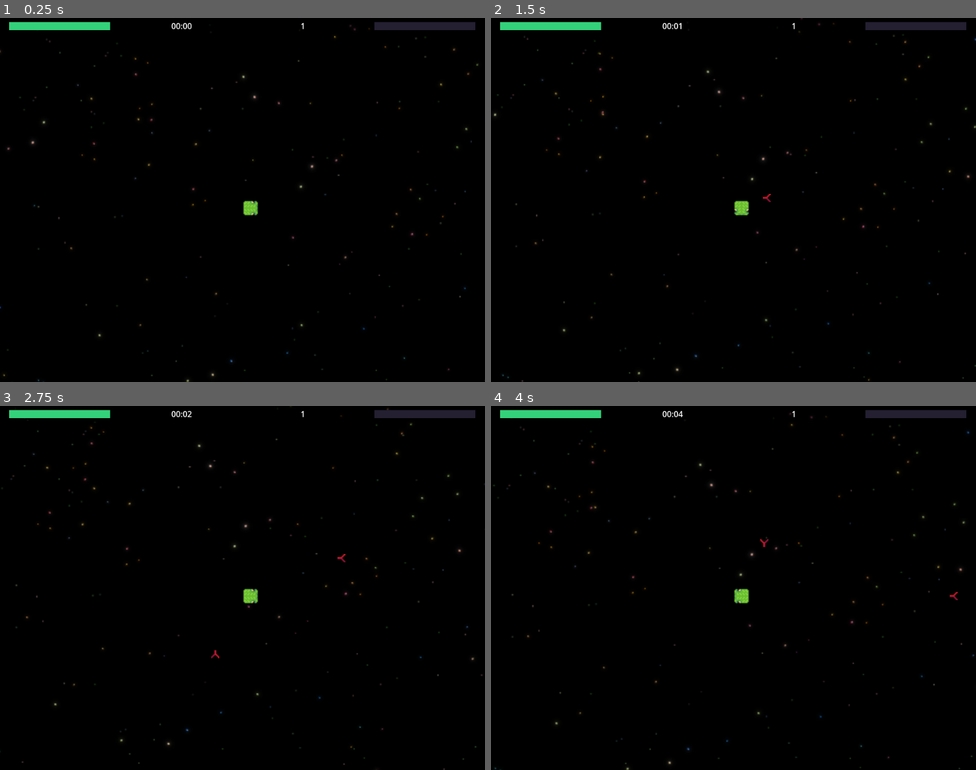
Above: before the commit, frames 1-4 (two rows, left to right).
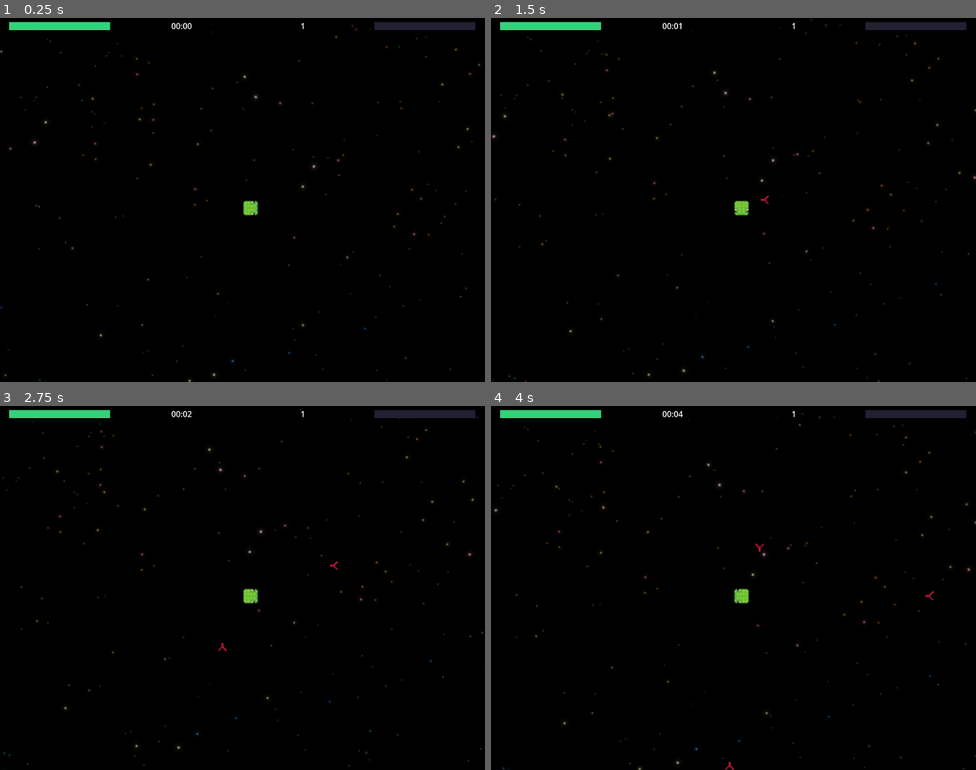
Above: after the commit, the same moments.

Repository: jaerrib/space-snake-survivor
Game: Godot game, scene res://scenes/main/main.tscn
Same seed, same stepped clock (60 frames per second), same inputs: the game is played once before the commit and once after it.
Inputs:
- Up to frame 1 (0.25 s): no input
- Up to frame 2 (1.5 s): hold D (right) 0.53-1.28 s; tap P (xp_spawn) at 0.6, 1.35 s; hold S (down) from 1.28 s (still down)
- Up to frame 3 (2.75 s): release S (down) at 2.03 s; hold D (right) from 2.03 s (still down); tap P (xp_spawn) at 2.1 s
- Up to frame 4 (4 s): release D (right) at 2.78 s; hold Up (up) 2.78-3.53 s; tap P (xp_spawn) at 2.85, 3.6 s; hold A (left) from 3.53 s (still down)

The runs differ from the first frame. In frame 1, 0.3% of the frame differs, in the area x 0-100%, y 1-100%; in frame 2, 0.7%; in frame 3, 0.7%; in frame 4, 0.8%.

Commit message:
Reduce snake movement speed

Diff:
--- a/scenes/snake/snake.gd
+++ b/scenes/snake/snake.gd
@@ -9,7 +9,7 @@
 var move_direction: Vector2 = Vector2.RIGHT
 var move_positions = []
 var segments: Array[Segment] = []
-var speed: float = 50
+var speed: float = 40
 var xp_level: int = 1
 var xp_points: int = 0
 
